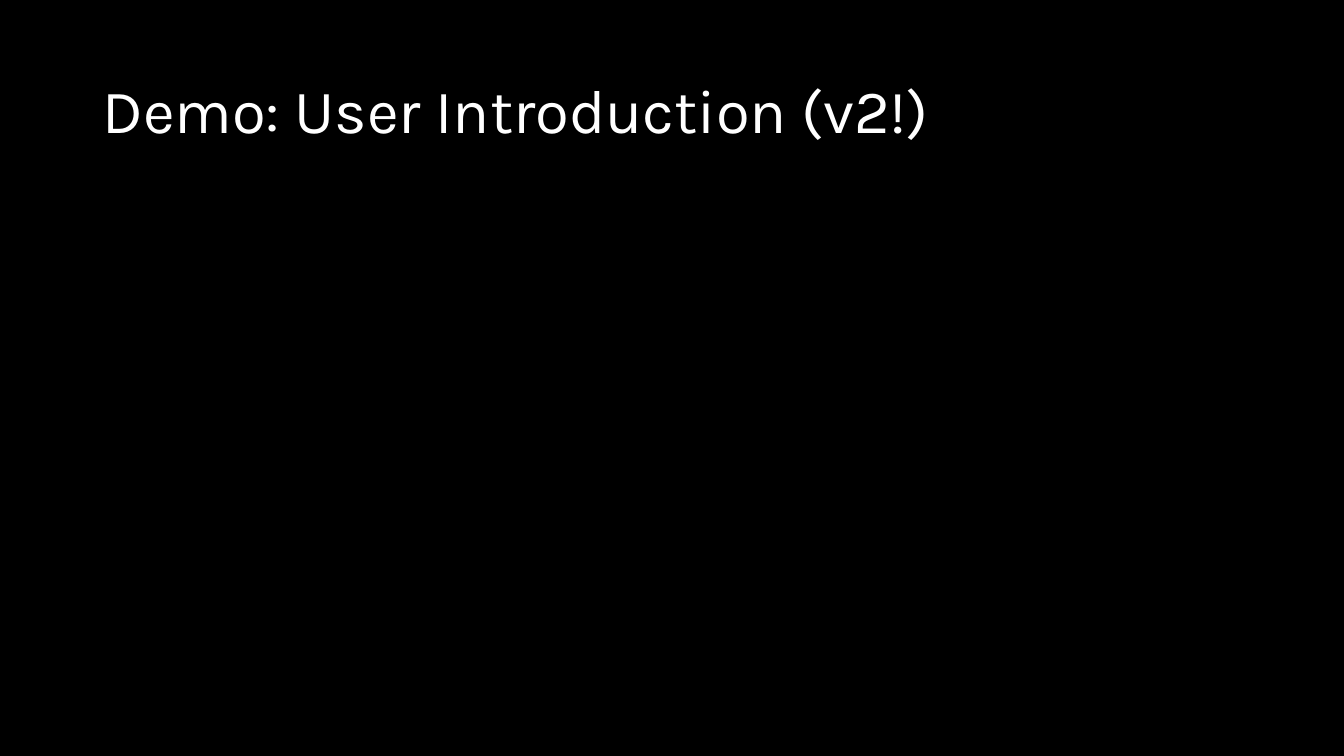
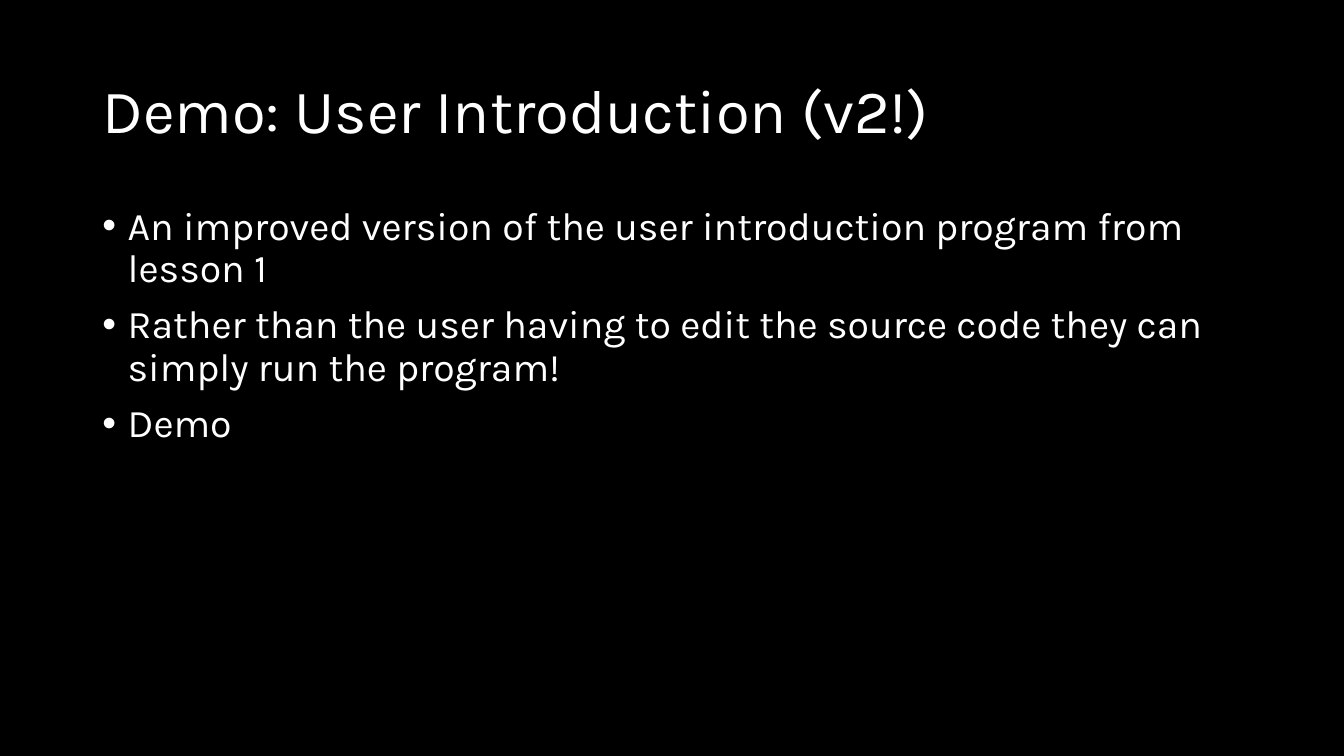
Before and after one commit to d-guh/computer-courses, a slide deck: slide 12 of intro-to-python/03/lesson-03.pptx. Drawn at 1344x756 pixels with LibreOffice and Linux fonts; fonts in the diff are those of the drawing; background and template pictures are left out. Boxes give left, top, right and bottom in pixels: in the first picture for what was removed or moved away, otherwise in the second. Text is boxed around its words. In the diff, an @@ line names an element or a change of style, - is before the commit and + after.

```diff
--- a/intro-to-python/03/lesson-03.pptx
+++ b/intro-to-python/03/lesson-03.pptx
@@ text added at [128, 213, 1202, 438], 28 pt, text #FFFFFF @@
+• An improved version of the user introduction program from lesson 1
+• Rather than the user having to edit the source code they can simply run the program!
+• Demo
```
Also in this commit, not shown: 7 other slides changed, 1 other file.
